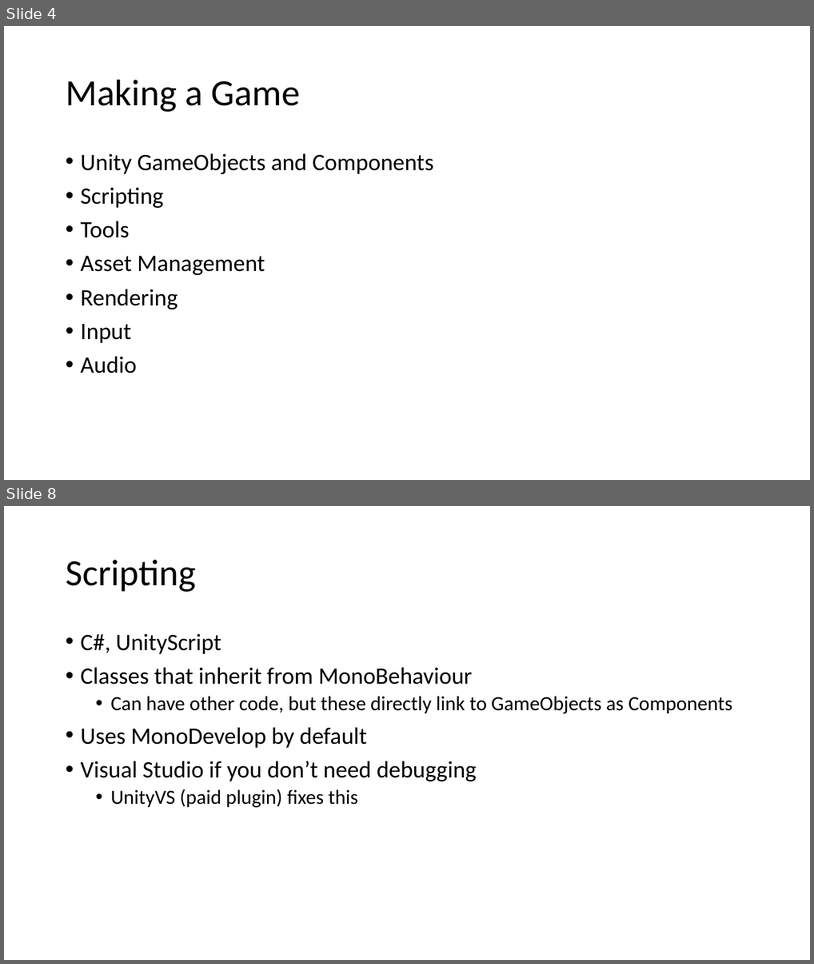
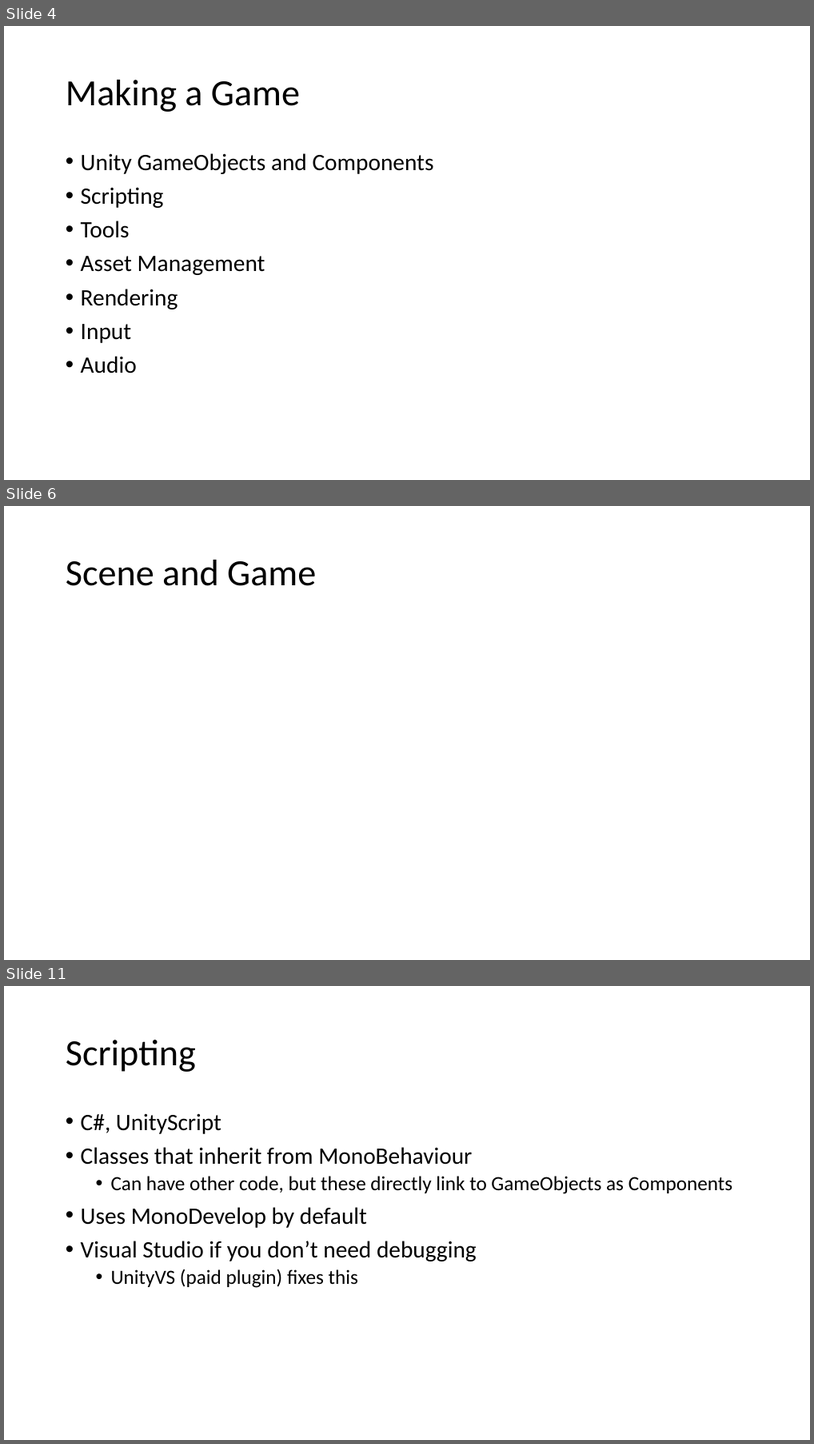
Before and after one commit to quandtm/UnitySTWorkshop, a slide deck: ST_Unity_101_Part1.pptx. Shown one above the other, each under a label of ours: slides 4 and 8 before the commit, slides 4, 6 and 11 after it; the slides between them are not shown. The pictures are 814x964 and 814x1444 pixels, drawn with LibreOffice and Linux fonts; fonts in the diff are those of the drawing. Boxes give left, top, right and bottom in pixels: in the first picture for what was removed or moved away, otherwise in the second. Text is boxed around its words. In the diff, an @@ line names an element or a change of style, - is before the commit and + after.

```diff
--- a/ST_Unity_101_Part1.pptx
+++ b/ST_Unity_101_Part1.pptx
@@ slide 6 added at [4,506,810,960], background #FFFFFF @@
@@ title added at [66,560,316,586], 44 pt, text #000000 @@
+Scene and Game
@@ what was slide 8 is now slide 11 @@
```
Also in this commit, not shown: 20 other slides added, 1 slide removed.
